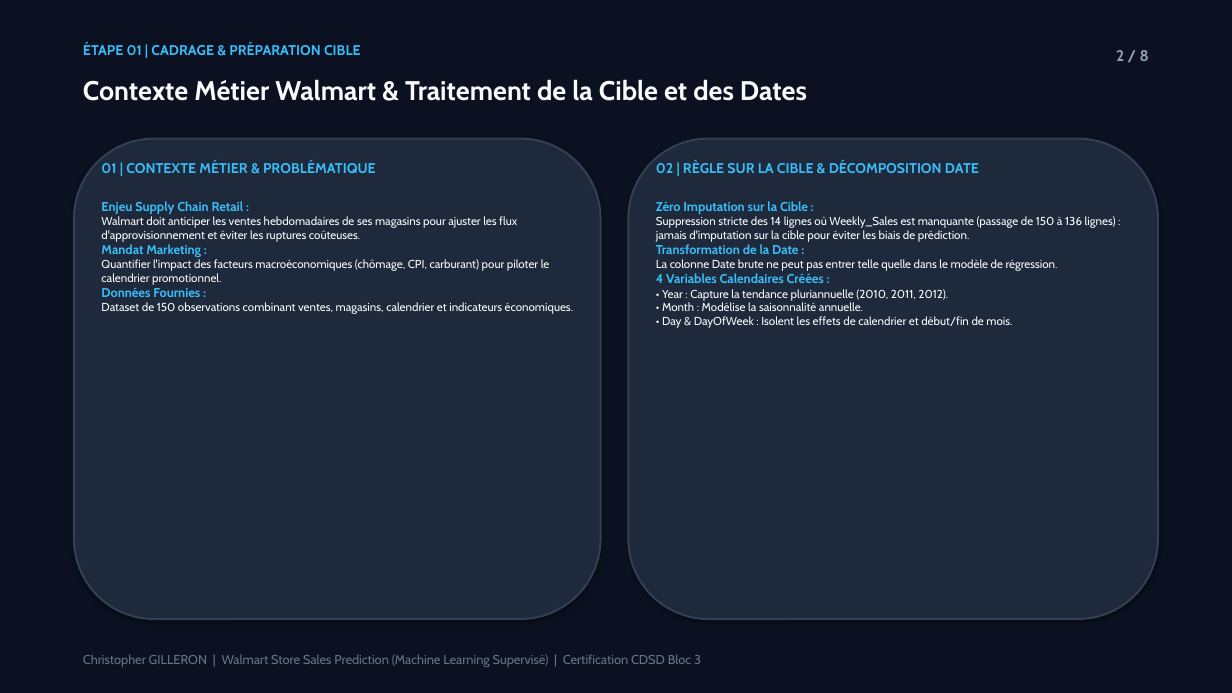
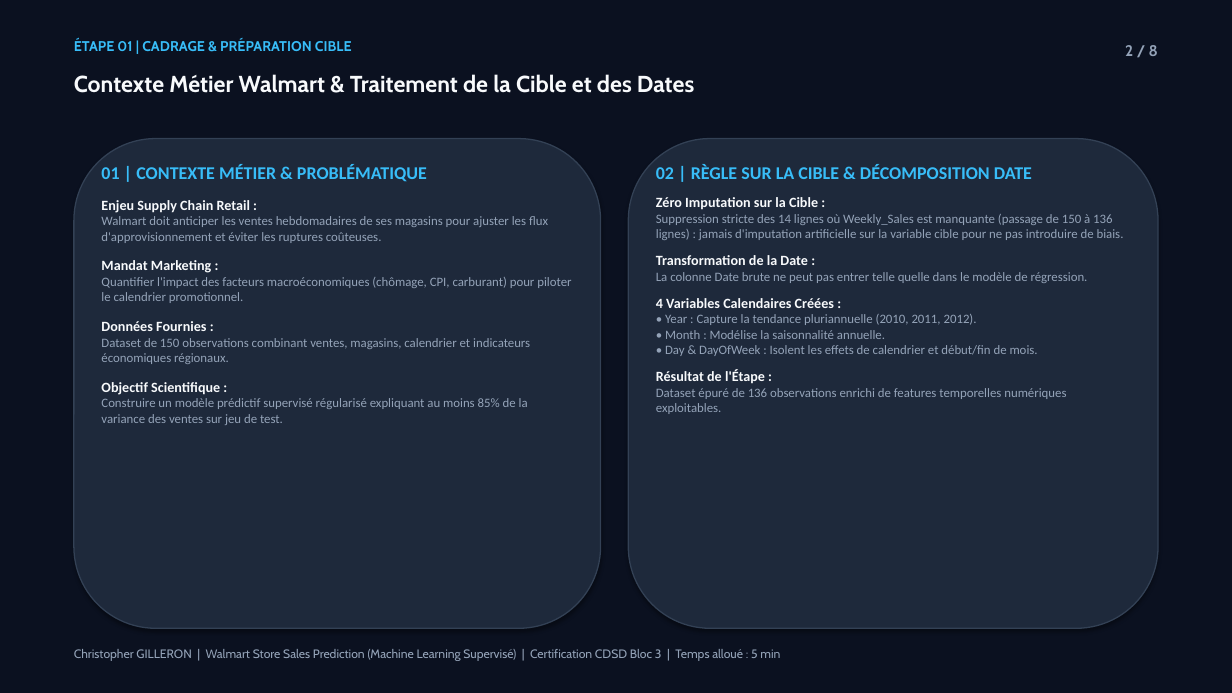
Before and after one commit to Elkristobal59/CERTIFICATION_CDSD, a slide deck: slide 2 of Bloc_3_Machine_Learning/Walmart/Walmart_presentation.pptx. Drawn at 1232x693 pixels with LibreOffice and Linux fonts; fonts in the diff are those of the drawing. Boxes give left, top, right and bottom in pixels: in the first picture for what was removed or moved away, otherwise in the second. Text is boxed around its words. In the diff, an @@ line names an element or a change of style, - is before the commit and + after.

Commit message:
feat(certif): integration des visuels des notebooks dans les pptx Steam, Walmart et North Face (8 slides)

```diff
--- a/Bloc_3_Machine_Learning/Walmart/Walmart_presentation.pptx
+++ b/Bloc_3_Machine_Learning/Walmart/Walmart_presentation.pptx
@@ text "ÉTAPE 01 | CADRAGE & ..." moved from (x1=83, y1=43, x2=361, y2=55) to (x1=74, y1=38, x2=352, y2=51) @@
@@ text "2 / 8" moved from (x1=1116, y1=50, x2=1149, y2=61) to (x1=1125, y1=45, x2=1158, y2=56) @@
@@ text "Contexte Métier Walmart & Traitement ..." at (x1=74, y1=74, x2=694, y2=93): size 21 to 18 pt @@
@@ rounded rectangle resized from (x1=74, y1=139, x2=601, y2=619) to (x1=74, y1=139, x2=601, y2=628) @@
@@ rounded rectangle at (x1=74, y1=139, x2=601, y2=628): outline #334155 1.5 pt to #334155 1 pt @@
@@ rounded rectangle at (x1=628, y1=139, x2=1158, y2=628): outline #334155 1.5 pt to #334155 1 pt @@
@@ rounded rectangle resized from (x1=628, y1=139, x2=1158, y2=619) to (x1=628, y1=139, x2=1158, y2=628) @@
@@ text "01 | CONTEXTE MÉTIER & ..." moved from (x1=101, y1=201, x2=573, y2=314) to (x1=101, y1=164, x2=571, y2=425) @@
@@ text at (x1=101, y1=164, x2=427, y2=182): paragraph added @@
+01 | CONTEXTE MÉTIER & PROBLÉMATIQUE
@@ text removed at (x1=101, y1=161, x2=376, y2=173) @@
-01 | CONTEXTE MÉTIER & PROBLÉMATIQUE
@@ text "02 | RÈGLE SUR LA ..." moved from (x1=656, y1=201, x2=1116, y2=328) to (x1=656, y1=164, x2=1124, y2=414) @@
@@ text at (x1=656, y1=164, x2=1032, y2=179): paragraph added @@
+02 | RÈGLE SUR LA CIBLE & DÉCOMPOSITION DATE
@@ text removed at (x1=656, y1=161, x2=979, y2=173) @@
-02 | RÈGLE SUR LA CIBLE & DÉCOMPOSITION DATE
@@ text at (x1=101, y1=200, x2=571, y2=331): size 10 to 11 pt, text colour #38BDF8 to #F8FAFC in "Enjeu Supply Chain Retail :", "Mandat Marketing :", "Données Fournies :"; font Cabin to Calibri in "Enjeu Supply Chain Retail :", "Walmart doit anticiper les ventes hebdomadaires de ...", "Mandat Marketing :", "Quantifier l'impact des facteurs macroéconomiques (chômage,  ..." and 1 more places; size 9 to 10 pt, text colour #F8FAFC to #94A3B8 in "Walmart doit anticiper les ventes hebdomadaires de ...", "Quantifier l'impact des facteurs macroéconomiques (chômage,  ..."; more space between paragraphs @@
@@ text at (x1=656, y1=197, x2=1088, y2=356): size 10 to 11 pt, text colour #38BDF8 to #F8FAFC in "Zéro Imputation sur la Cible :", "Transformation de la Date :", "4 Variables Calendaires Créées :"; font Cabin to Calibri in "Zéro Imputation sur la Cible :", "Transformation de la Date :", "La colonne Date brute ne peut pas ...", "4 Variables Calendaires Créées :" and 1 more places; size 9 to 10 pt, text colour #F8FAFC to #94A3B8 in "La colonne Date brute ne peut pas ...", "• Year : Capture la tendance pluriannuelle ..."; more space between paragraphs @@
@@ text at (x1=656, y1=214, x2=1124, y2=240): text changed; size 9 to 10 pt; font Cabin to Calibri; text colour #F8FAFC to #94A3B8 @@
-Suppression stricte des 14 lignes où Weekly_Sales est manquante (passage de 150 à 136 lignes) : jamais d'imputation sur la cible pour éviter les biais de prédiction.
+Suppression stricte des 14 lignes où Weekly_Sales est manquante (passage de 150 à 136 lignes) : jamais d'imputation artificielle sur la variable cible pour ne pas introduire de biais.
@@ text at (x1=101, y1=338, x2=530, y2=425): text changed; size 9 to 10 pt; font Cabin to Calibri; text colour #F8FAFC to #94A3B8 @@
-Dataset de 150 observations combinant ventes, magasins, calendrier et indicateurs économiques.
+Dataset de 150 observations combinant ventes, magasins, calendrier et indicateurs économiques régionaux.
+Objectif Scientifique :
+Construire un modèle prédictif supervisé régularisé expliquant au moins 85% de la variance des ventes sur jeu de test.
@@ text at (x1=656, y1=369, x2=1066, y2=414): paragraphs added @@
+Résultat de l'Étape :
+Dataset épuré de 136 observations enrichi de features temporelles numériques exploitables.
@@ text at (x1=74, y1=649, x2=780, y2=661): text changed; size 10 to 9.5 pt; text colour #64748B to #94A3B8 @@
-Christopher GILLERON | Walmart Store Sales Prediction (Machine Learning Supervisé) | Certification CDSD Bloc 3
+Christopher GILLERON | Walmart Store Sales Prediction (Machine Learning Supervisé) | Certification CDSD Bloc 3 | Temps alloué : 5 min
```
Also in this commit, not shown: 7 other slides changed, 5 other files.
